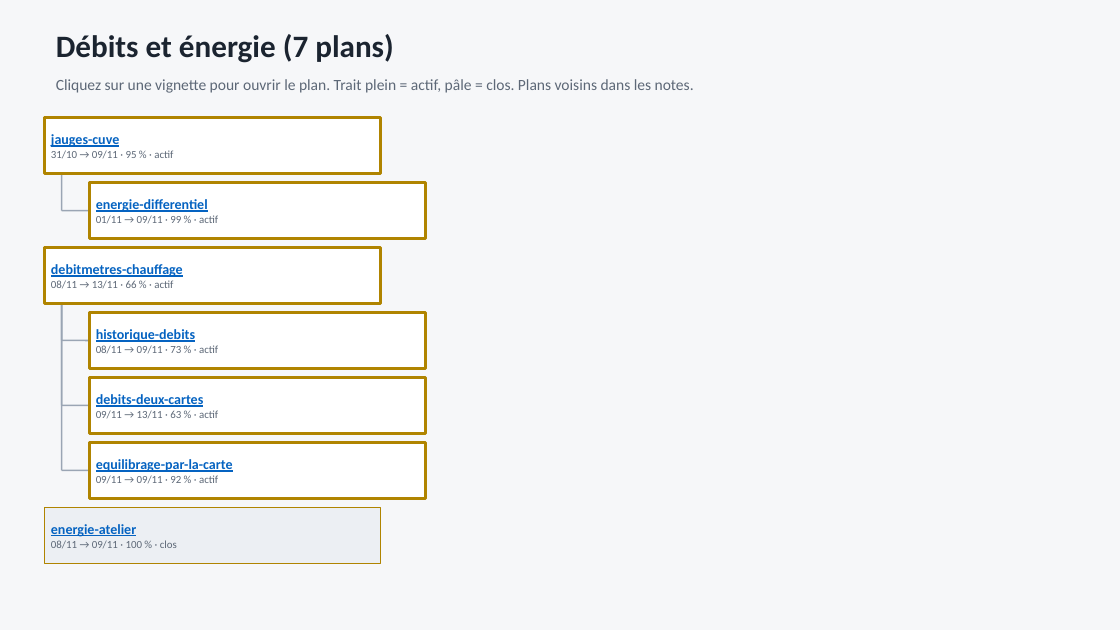
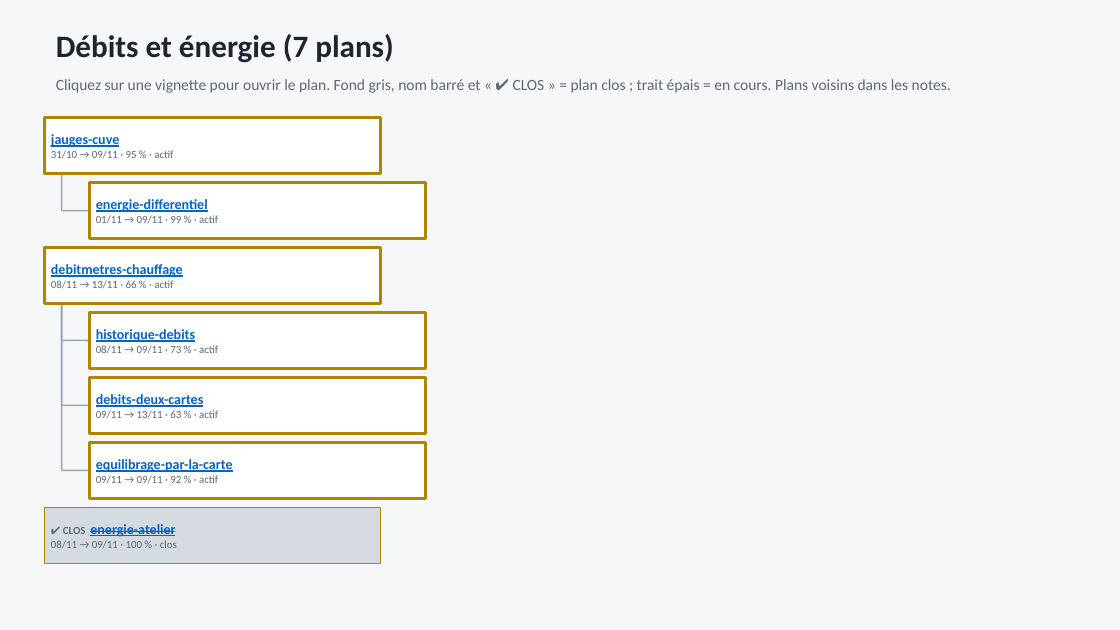
Before and after one commit to fdaubercy/Tasmota, a slide deck: slide 6 of outils_docs/organigramme_plans/organigramme-plans.pptx. Drawn at 1120x630 pixels with LibreOffice and Linux fonts; fonts in the diff are those of the drawing. Boxes give left, top, right and bottom in pixels: in the first picture for what was removed or moved away, otherwise in the second. Text is boxed around its words. In the diff, an @@ line names an element or a change of style, - is before the commit and + after.

Commit message:
feat(plans): plans clos bien visibles dans l'organigramme (fond hachure, nom barre, pastille ; pptx : fond gris, marque CLOS), dates sans le commit d'en-tete, README : adresse en ligne et mise a jour

```diff
--- a/outils_docs/organigramme_plans/organigramme-plans.pptx
+++ b/outils_docs/organigramme_plans/organigramme-plans.pptx
@@ text at (56,79,951,93): text changed @@
-Cliquez sur une vignette pour ouvrir le plan. Trait plein = actif, pâle = clos. Plans voisins dans les notes.
+Cliquez sur une vignette pour ouvrir le plan. Fond gris, nom barré et « ✔ CLOS » = plan clos ; trait épais = en cours. Plans voisins dans les notes.
@@ rectangle "✔ CLOS energie-atelier" at (45,507,381,563): fill #ECEFF3 to #D5DAE1 @@
@@ text in rectangle at (63,524,175,537): text changed @@
-energie-atelier
+✔ CLOS energie-atelier
```
Also in this commit, not shown: 5 other slides changed, 5 other files.
